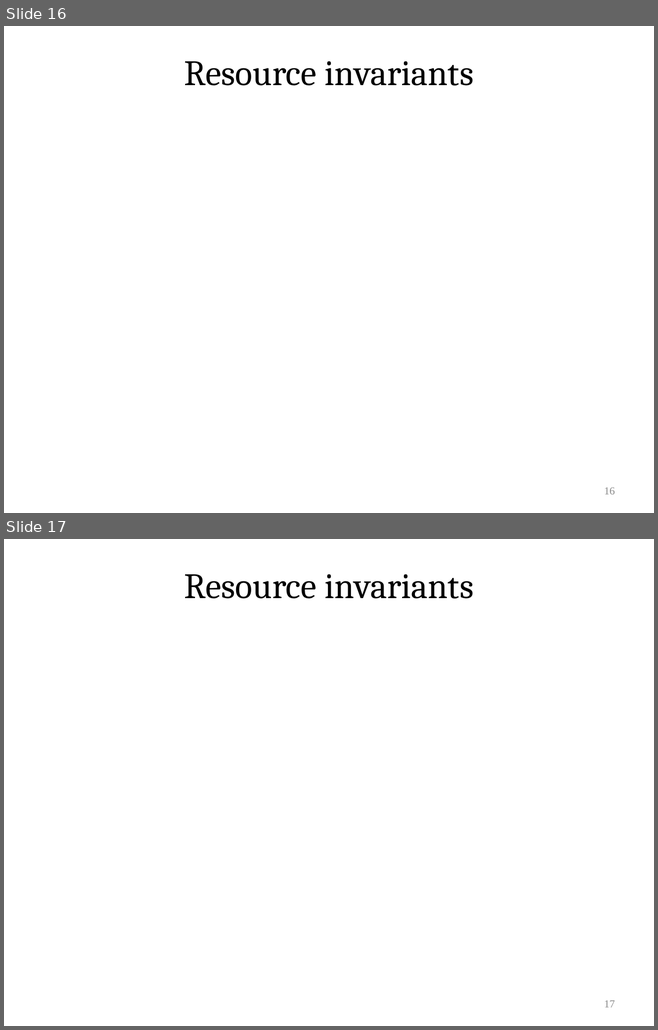
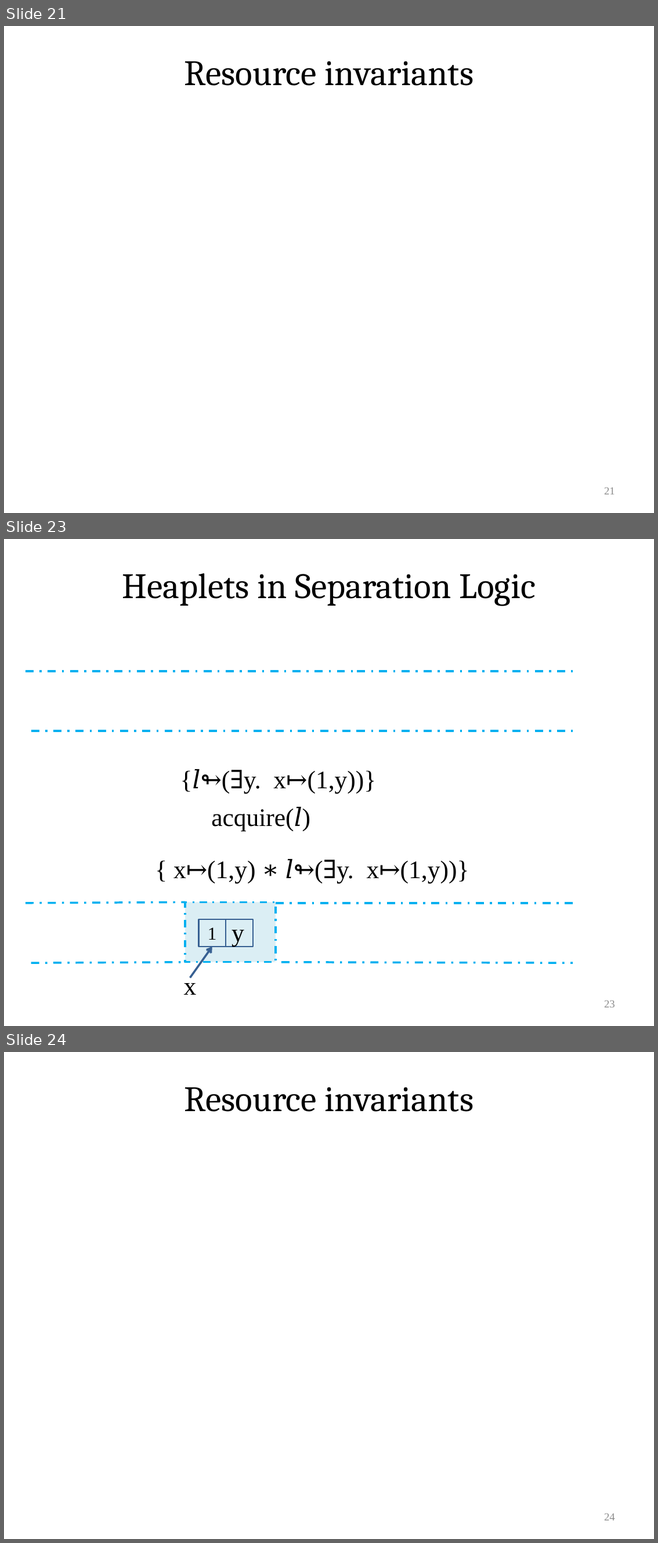
Before and after one commit to VeriNum/pardotprod, a slide deck: doc/Parallel Dot Product.pptx. Shown one above the other, each under a label of ours: slides 16 and 17 before the commit, slides 21, 23 and 24 after it; the slides between them are not shown. The pictures are 658x1030 and 658x1543 pixels, drawn with LibreOffice and Linux fonts; fonts in the diff are those of the drawing; grey boxes stand for pictures. Boxes give left, top, right and bottom in pixels: in the first picture for what was removed or moved away, otherwise in the second. Text is boxed around its words. In the diff, an @@ line names an element or a change of style, - is before the commit and + after.

```diff
--- a/doc/Parallel Dot Product.pptx
+++ b/doc/Parallel Dot Product.pptx
@@ slide 23 added at (x1=4, y1=539, x2=654, y2=1026), background #FFFFFF @@
@@ title added at (x1=122, y1=573, x2=535, y2=606), 39.6 pt, text #000000 @@
+Heaplets in Separation Logic
@@ line added from (25, 671) to (357, 671), #00B0F0 2.25 pt dashed @@
@@ line added from (357, 671) to (572, 671), #00B0F0 2.25 pt dashed @@
@@ line added from (31, 732) to (357, 732), #00B0F0 2.25 pt dashed @@
@@ line added from (357, 732) to (572, 732), #00B0F0 2.25 pt dashed @@
@@ text added at (x1=192, y1=769, x2=376, y2=794), 28 pt, text #000000 @@
+{𝑙↬(∃y. x↦(1,y))}
@@ text added at (x1=211, y1=807, x2=302, y2=831), 28 pt, text #000000 @@
+acquire(𝑙)
@@ group added at (x1=25, y1=859, x2=572, y2=995): 4 lines, 3 rectangles, 3 texts, 1 arrow @@
+1
+x
+y
+{ x↦(1,y) ∗ 𝑙↬(∃y. x↦(1,y))}
@@ page number added at (x1=604, y1=1001, x2=615, y2=1008), 12 pt, text #8C8C8C @@
+23
@@ what was slide 16 is now slide 21 @@
@@ page number at (x1=604, y1=488, x2=615, y2=495): text changed @@
-16
+21
@@ what was slide 17 is now slide 24 @@
@@ page number at (x1=604, y1=1514, x2=615, y2=1521): text changed @@
-17
+24
```
Also in this commit, not shown: 2 slides changed, 7 other slides added, 6 other files.
